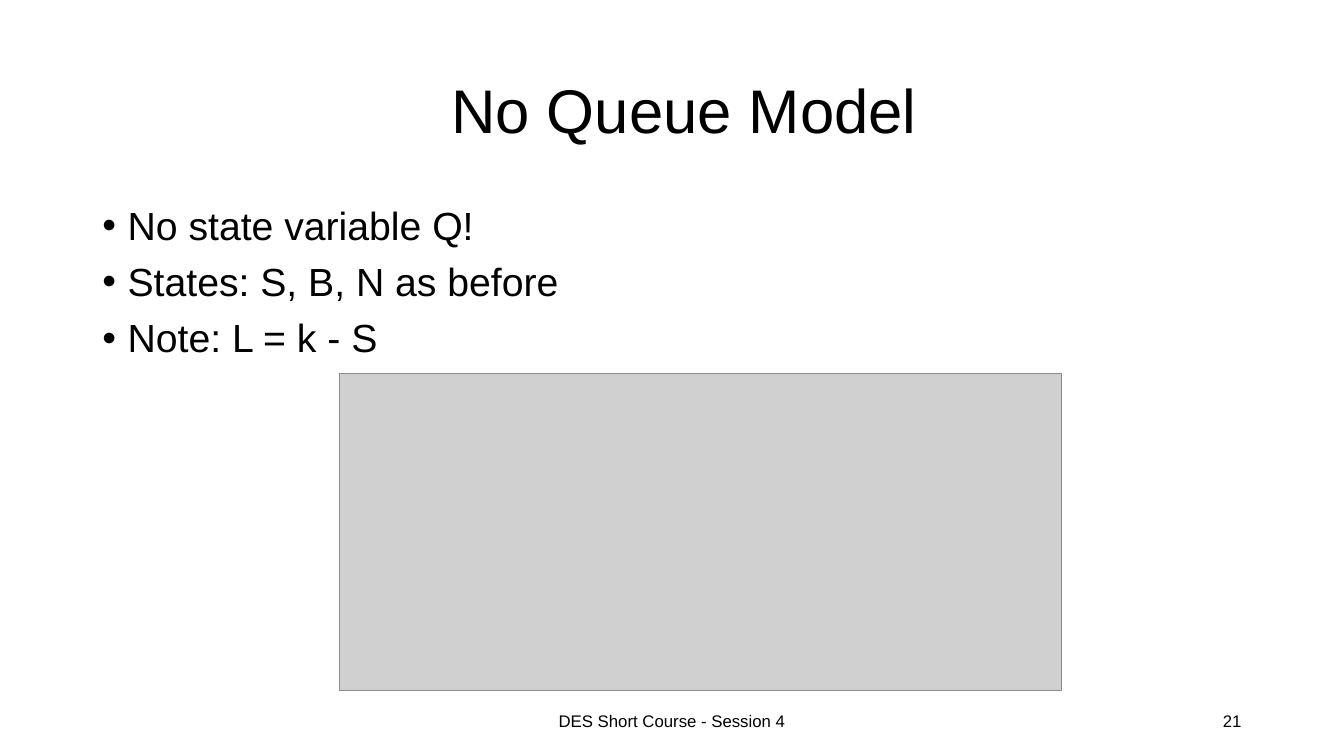
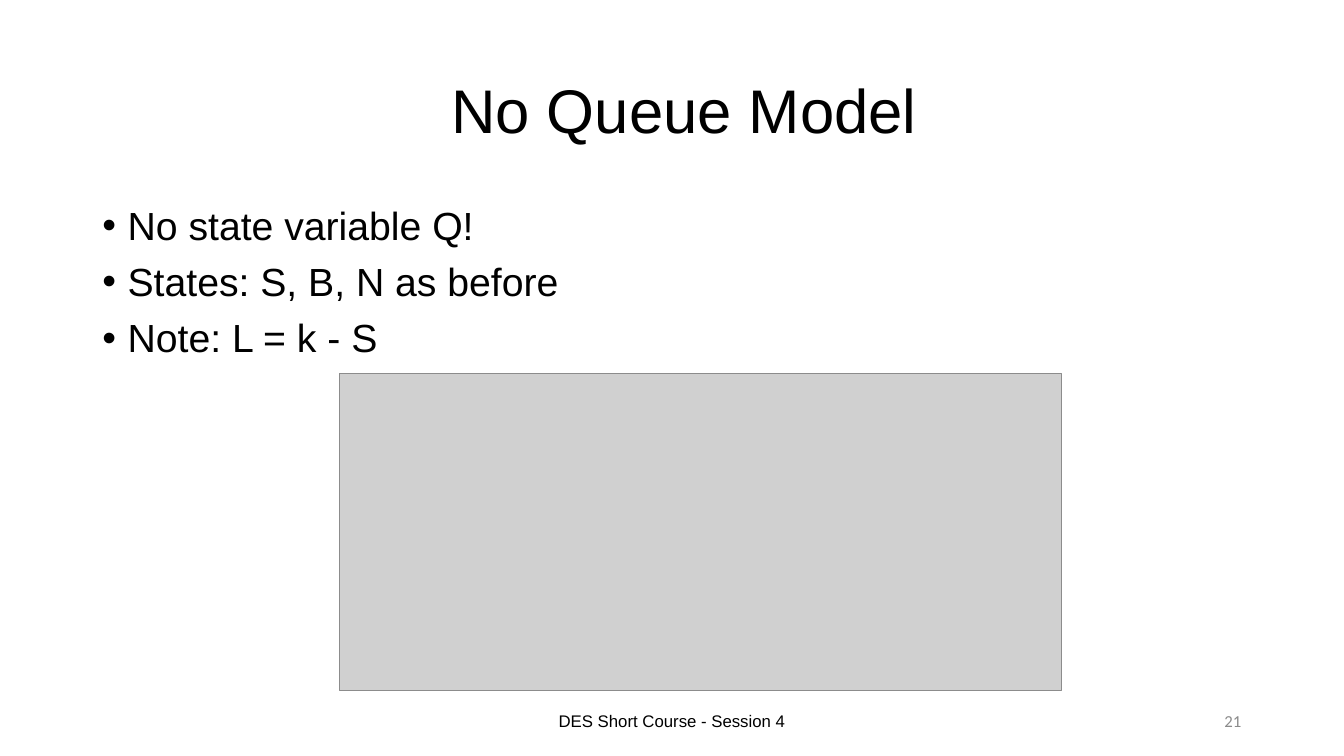
Before and after one commit to ahbuss/DESModeling, a slide deck: slide 21 of Short Course/Slides/Session 4.pptx. Drawn at 1344x756 pixels with LibreOffice and Linux fonts; fonts in the diff are those of the drawing; grey boxes stand for pictures; background and template pictures are left out. Boxes give left, top, right and bottom in pixels: in the first picture for what was removed or moved away, otherwise in the second. Text is boxed around its words. In the diff, an @@ line names an element or a change of style, - is before the commit and + after.

```diff
--- a/Short Course/Slides/Session 4.pptx
+++ b/Short Course/Slides/Session 4.pptx
@@ page number at box(1224, 716, 1241, 727): font Arial to Calibri, text colour #000000 to #8C8C8C @@
```
Also in this commit, not shown: 3 other slides changed, 10 other files.
